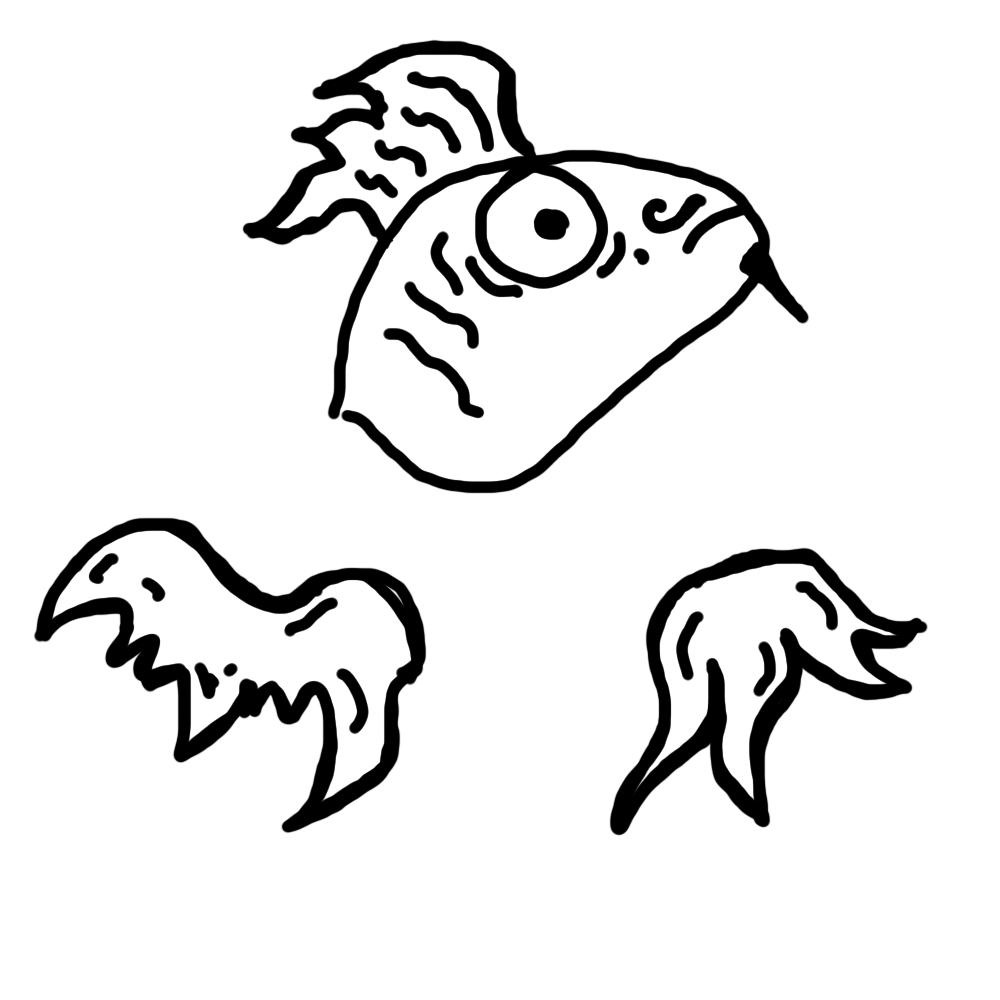
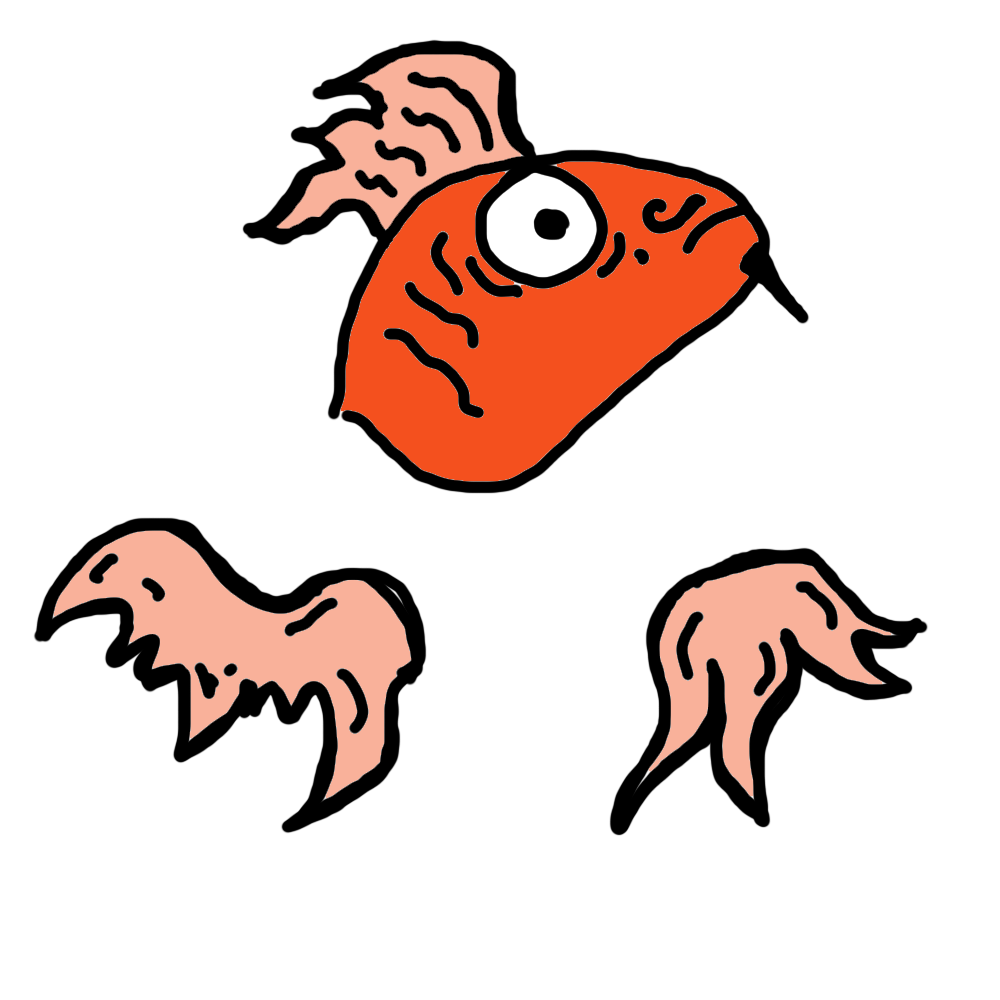
Comparing the layer stacks of the two 1000px x 1000px images. Changes:
painted on "Tail" over [53, 530, 412, 799]
painted on "Fin" over [648, 563, 892, 797]
painted on "Body" over [277, 54, 759, 482]
